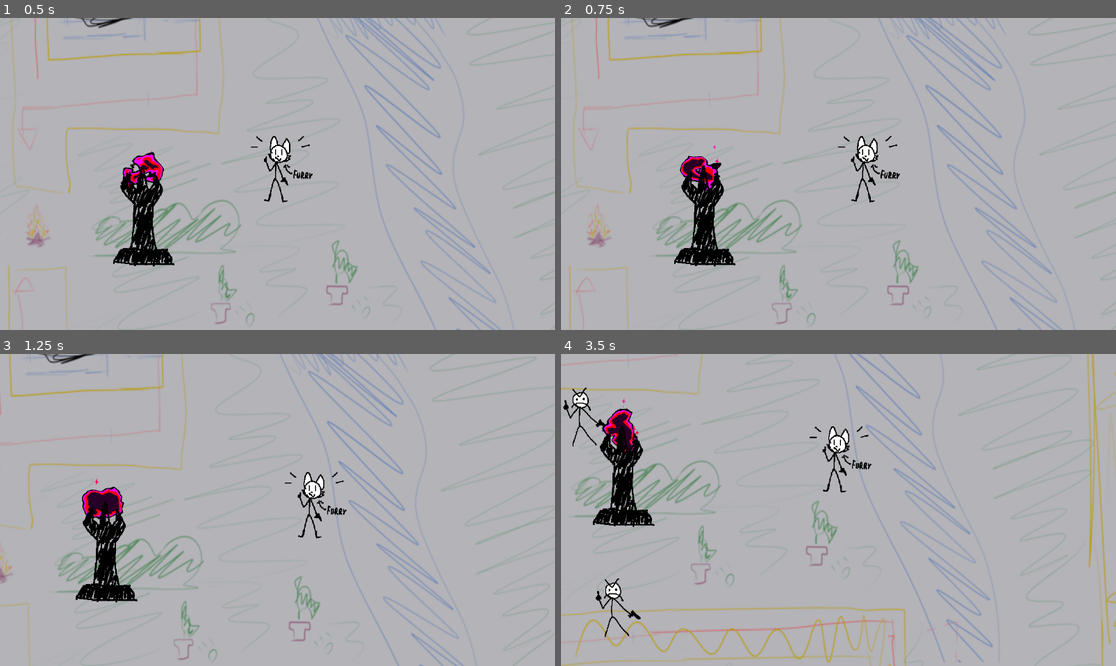
Above: before the commit, frames 1-4 (two rows, left to right).
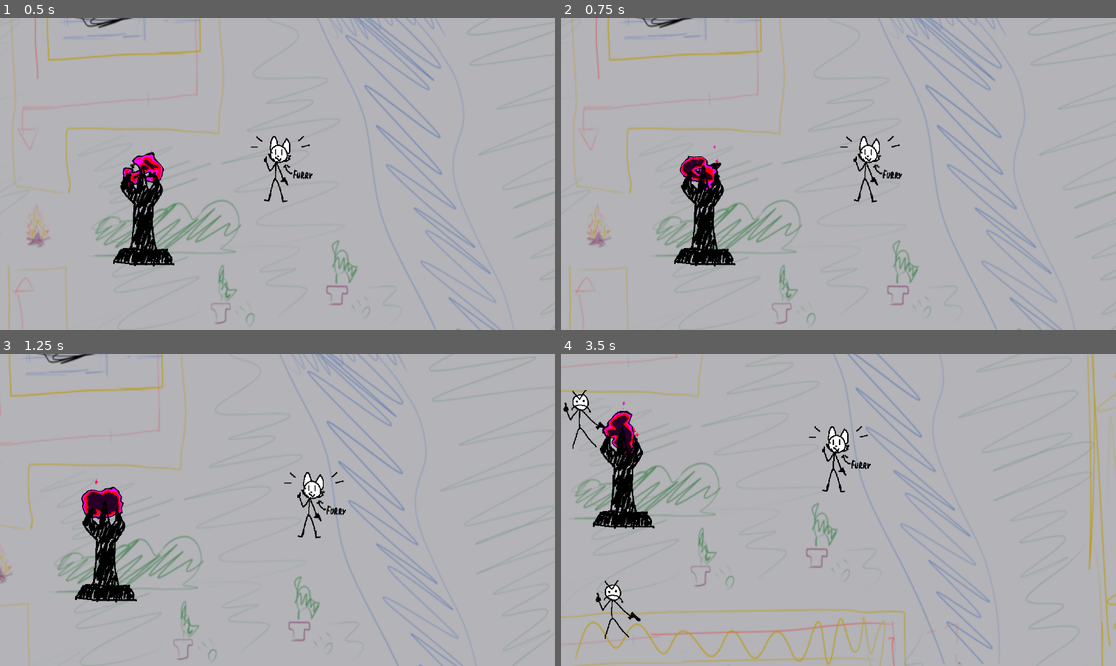
Above: after the commit, the same moments.

Repository: ndvrxd/cultism
Game: Godot game, scene res://scenes/world.tscn
The game is run twice, just before and just after one commit, with the same random seed, the same clock (stepped at 60 frames per second) and the same inputs.
Inputs:
- Up to frame 1 (0.5 s): no input
- Up to frame 2 (0.75 s): hold D (right) from 0.53 s (still down)
- Up to frame 3 (1.25 s): keep holding D (right)
- Up to frame 4 (3.5 s): release D (right) at 1.28 s; hold S (down) 1.28-2.03 s; hold D (right) 2.03-2.78 s; hold W (up) from 2.78 s (still down)

Frame 1 is identical in both runs. In frame 2, 0.7% of the frame differs, in the area x 20-62%, y 37-79%; in frame 3, 0.9%; in frame 4, 8.3%, in the area x 0-100%, y 0-100%.

Commit message:
accel and pause menu changed
sdgnhjsdgsd pushing nowwwww

Diff:
--- a/cult-game-version-0.1/scenes/pause.tscn
+++ b/cult-game-version-0.1/scenes/pause.tscn
@@ -1,6 +1,23 @@
-[gd_scene load_steps=2 format=3 uid="uid://b8sugkqtnmwoa"]
+[gd_scene load_steps=2 format=3 uid="uid://cwloc5k8ljxeu"]
 
-[ext_resource type="Script" path="res://scripts/pause.gd" id="1_tt1e0"]
+[sub_resource type="GDScript" id="GDScript_q57l1"]
+script/source = "extends Control
+
+# Called every frame. 'delta' is the elapsed time since the previous frame.
+func _process(_delta: float) -> void:
+	if Input.is_action_just_pressed(\"esc\"):
+		pause_or_unpause()
+
+
+func pause_or_unpause():
+	if get_tree().paused == true:
+		$\".\".hide()
+		get_tree().paused = false
+	elif get_tree().paused == false:
+		$\".\".show()
+		get_tree().paused = true
+
+"
 
 [node name="pause" type="Control"]
 process_mode = 3
@@ -8,7 +25,7 @@
 anchors_preset = 0
 offset_right = 1152.0
 offset_bottom = 648.0
-script = ExtResource("1_tt1e0")
+script = SubResource("GDScript_q57l1")
 
 [node name="VBoxContainer" type="VBoxContainer" parent="."]
 layout_mode = 0
--- a/cult-game-version-0.1/scenes/world.tscn
+++ b/cult-game-version-0.1/scenes/world.tscn
@@ -51,6 +51,7 @@
 
 [node name="player" parent="Node" instance=ExtResource("2_hddls")]
 position = Vector2(-216, -132)
+accel = 8.5
 
 [node name="enemy" parent="Node" instance=ExtResource("3_5gkxb")]
 position = Vector2(1096, -764)
--- a/cult-game-version-0.1/scripts/pause.gd
+++ /dev/null
@@ -1,15 +0,0 @@
-extends Control
-
-# Called every frame. 'delta' is the elapsed time since the previous frame.
-func _process(_delta: float) -> void:
-	if Input.is_action_just_pressed("esc"):
-		pause_or_unpause()
-
-
-func pause_or_unpause():
-	if get_tree().paused == true:
-		$".".hide()
-		get_tree().paused = false
-	elif get_tree().paused == false:
-		$".".show()
-		get_tree().paused = true
Not shown: 1 places in cult-game-version-0.1/objects/test_effigy.tscn that only renumber resources
Not shown: 1 places in cult-game-version-0.1/shaders/effigy_flame.tres that only renumber resources
